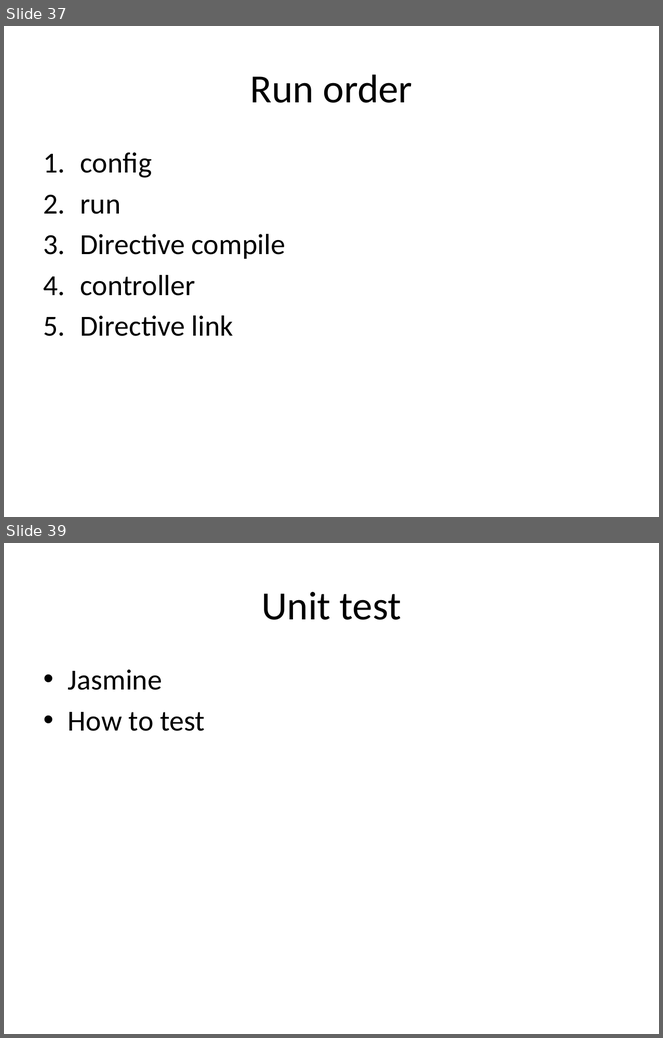
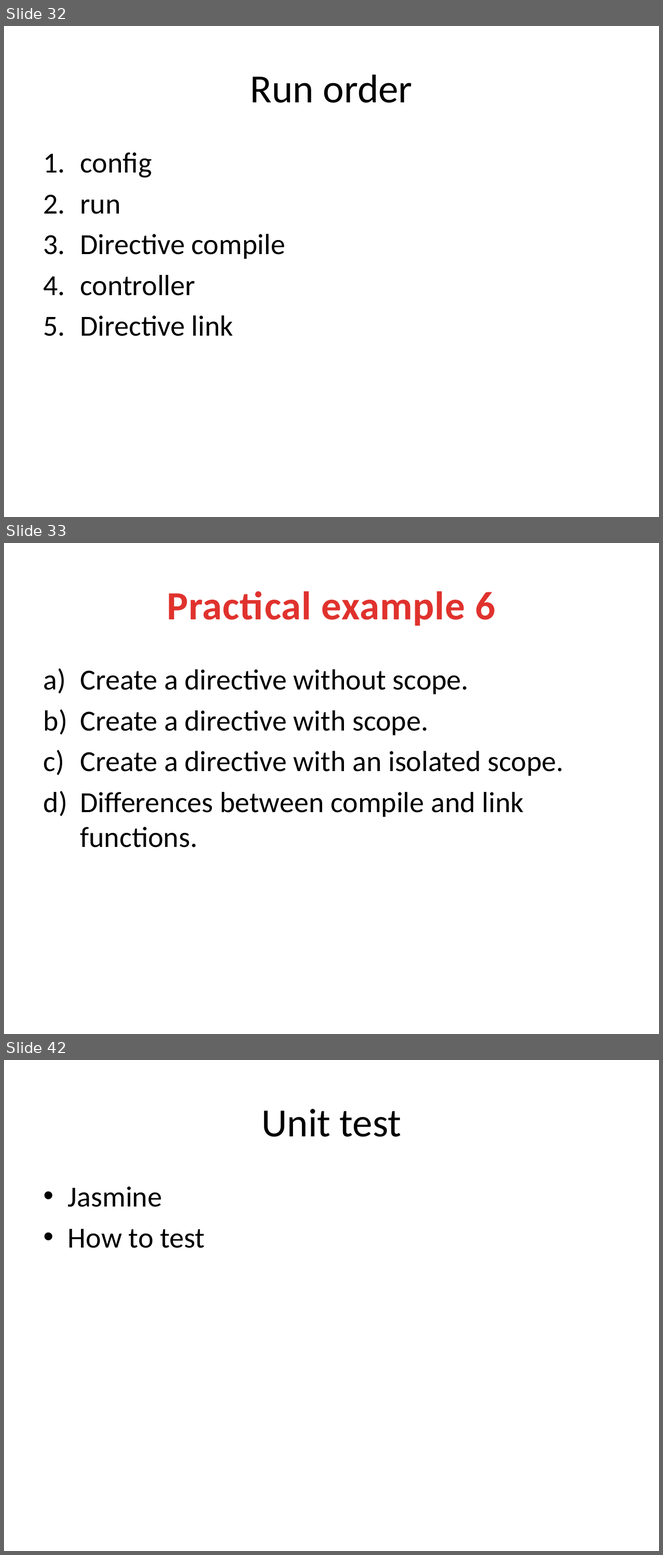
Before and after one commit to lhkingkong/angularjs-taller, a slide deck: material/AngularJS Taller.pptx. Shown one above the other, each under a label of ours: slides 37 and 39 before the commit, slides 32, 33 and 42 after it; the slides between them are not shown. The pictures are 663x1038 and 663x1555 pixels, drawn with LibreOffice and Linux fonts; fonts in the diff are those of the drawing. Boxes give left, top, right and bottom in pixels: in the first picture for what was removed or moved away, otherwise in the second. Text is boxed around its words. In the diff, an @@ line names an element or a change of style, - is before the commit and + after.

```diff
--- a/material/AngularJS Taller.pptx
+++ b/material/AngularJS Taller.pptx
@@ slide 33 added at bbox=[4, 543, 659, 1034], background #FFFFFF @@
@@ title added at bbox=[167, 591, 495, 626], 44 pt, text gradient #E0322D to #A2201C, bold @@
+Practical example 6
@@ text added at bbox=[80, 669, 564, 848], 32 pt, text #000000 @@
+a) Create a directive without scope.
+b) Create a directive with scope.
+c) Create a directive with an isolated scope.
+d) Differences between compile and link functions.
@@ what was slide 37 is now slide 32 @@
@@ what was slide 39 is now slide 42 @@
```
Also in this commit, not shown: 3 slides changed, 4 other slides added, 2 slides removed.
